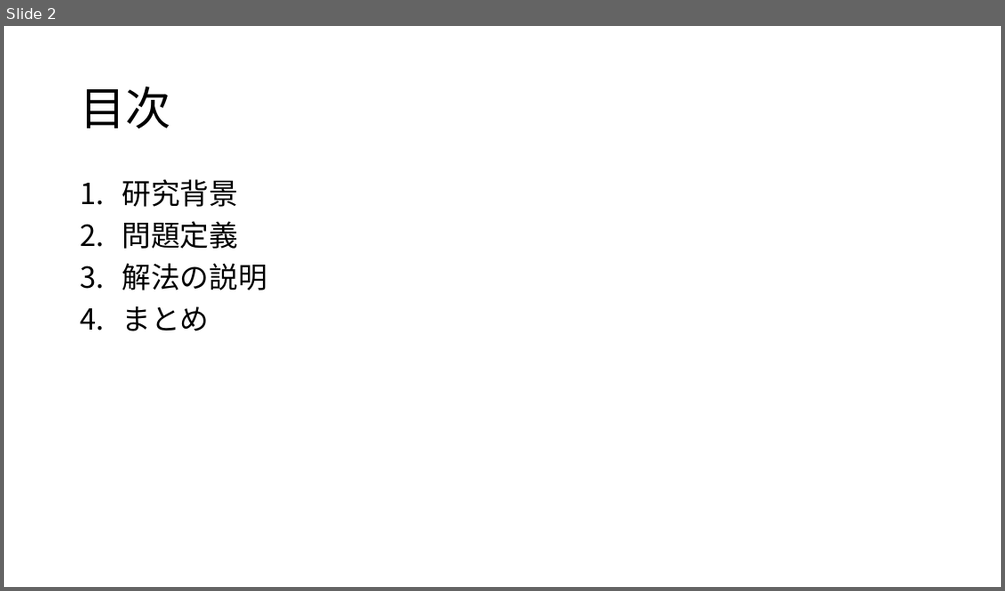
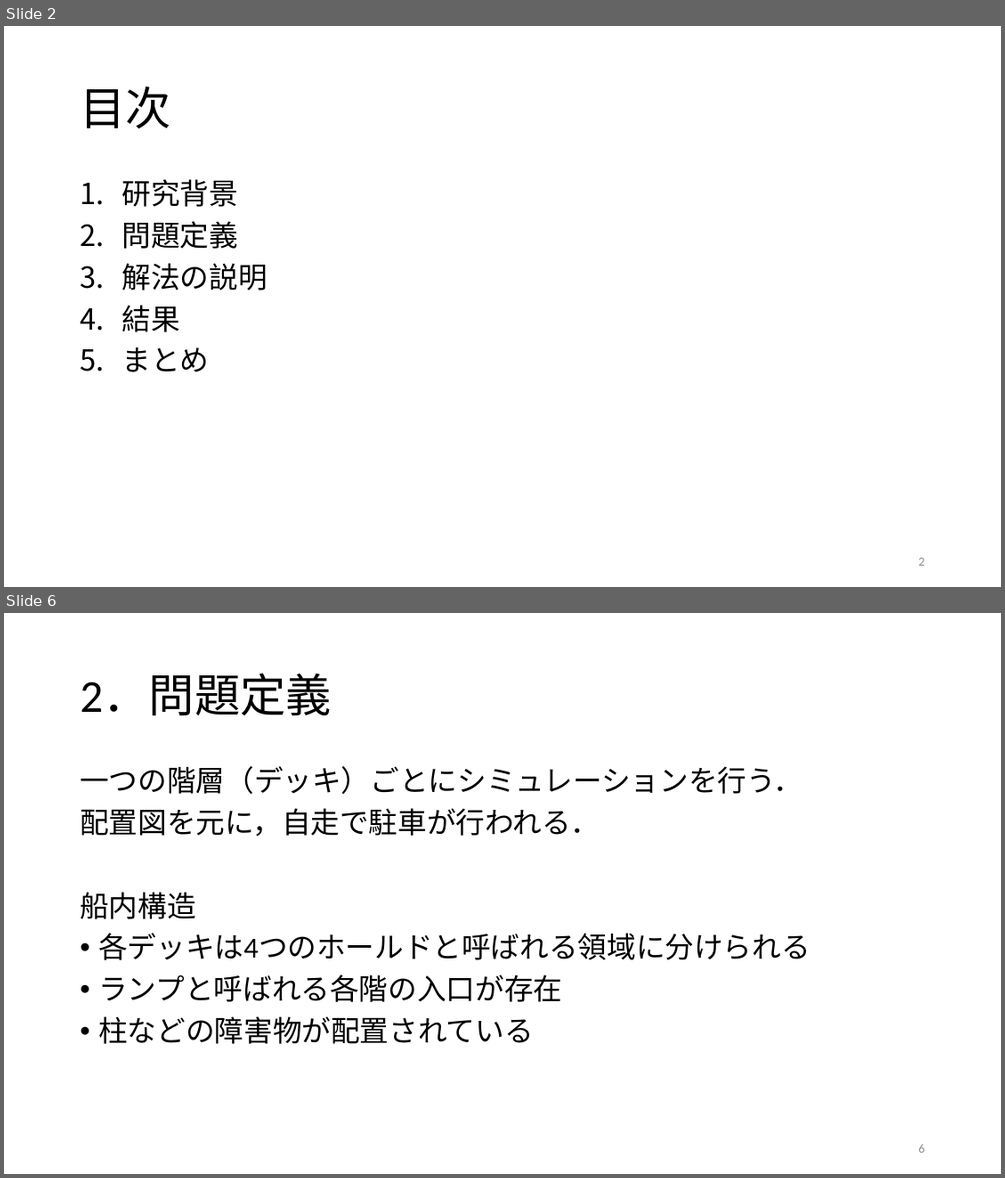
Before and after one commit to r-kurosu/kline, a slide deck: 卒論発表スライド.pptx. Shown one above the other, each under a label of ours: slide 2 before the commit, slides 2 and 6 after it; the slides between them are not shown. The pictures are 1005x591 and 1005x1178 pixels, drawn with LibreOffice and Linux fonts; fonts in the diff are those of the drawing. Boxes give left, top, right and bottom in pixels: in the first picture for what was removed or moved away, otherwise in the second. Text is boxed around its words. In the diff, an @@ line names an element or a change of style, - is before the commit and + after.

```diff
--- a/卒論発表スライド.pptx
+++ b/卒論発表スライド.pptx
@@ slide 6 added at box(4, 613, 1001, 1174), background #FFFFFF @@
@@ title added at box(80, 674, 332, 715), 44 pt, text #000000 @@
+2．問題定義
@@ text added at box(80, 766, 809, 1044), 28 pt, text #000000 @@
+一つの階層（デッキ）ごとにシミュレーションを行う．
+配置図を元に，自走で駐車が行われる．
+船内構造
+• 各デッキは4つのホールドと呼ばれる領域に分けられる
+• ランプと呼ばれる各階の入口が存在
+• 柱などの障害物が配置されている
@@ page number added at box(918, 1144, 924, 1152), 12 pt, text #8C8C8C @@
+6
@@ slide 2 changed as well @@
@@ text at box(122, 305, 180, 332): paragraph added @@
+4. 結果
@@ page number added at box(918, 557, 924, 565), 12 pt, text #8C8C8C @@
+2
```
Also in this commit, not shown: 1 other slide changed, 23 other slides added, 36 other files.
